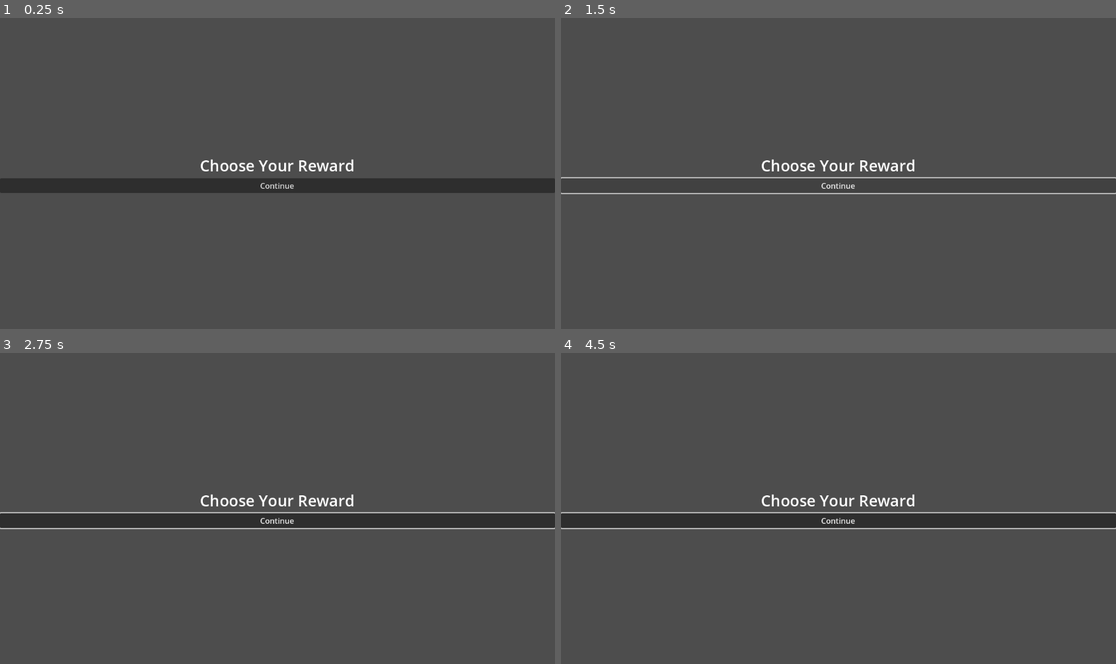
Above: before the commit, frames 1-4 (two rows, left to right).
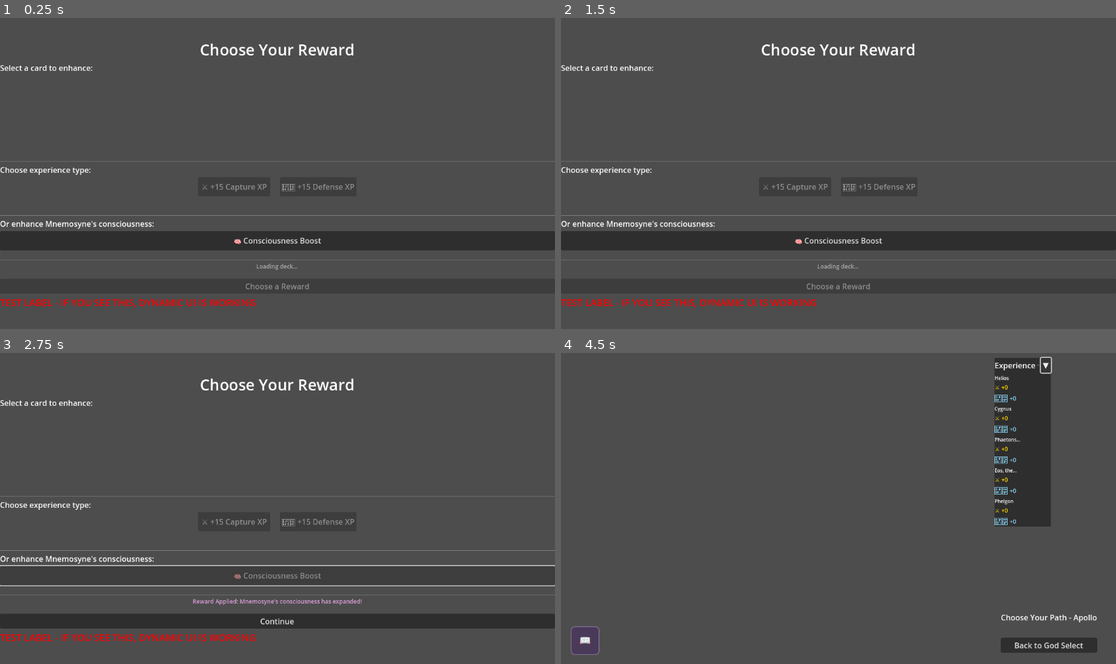
Above: after the commit, the same moments.

Repository: leslieharding/Mnemosyne
Game: Godot game, scene res://Scenes/RewardScreen.tscn
The game is run twice, just before and just after one commit, with the same random seed, the same clock (stepped at 60 frames per second) and the same inputs. This scene is started directly instead of the project's main scene.
Inputs (mouse positions are in pixels of both pictures, inside the frame that each line leads up to):
- Up to frame 1 (0.25 s): no input
- Up to frame 2 (1.5 s): click (838, 185) at 0.5 s, where only the run before the commit has a clickable "Continue"; click (838, 185) at 1.25 s, where only the run before the commit has a clickable "Continue"
- Up to frame 3 (2.75 s): click (277, 576) at 2 s, where only the run after the commit has a clickable "🧠 Consciousness Boost"
- Up to frame 4 (4.5 s): tap Enter (ui_accept) at 2.75, 3.02, 3.5, 3.77 s; move the mouse to (960, 492) at 2.77 s; hold Right (ui_right) 2.78-3.53 s; click (960, 492) at 2.92 s; move the mouse to (727, 524) at 3.52 s; hold Down (ui_down) 3.53-4.25 s; click (1093, 365) at 4.25 s, where only the run after the commit has a clickable "▶"

The runs differ from the first frame. In frame 1, 12% of the frame differs, in the area x 0-100%, y 8-94%; in frame 2, 9.8%; in frame 3, 13%; in frame 4, 11%.
Error before the commit: Invalid assignment of property or key 'text' with value of type 'String' on a base object of type 'null instance'. (res://Scripts/reward_screen.gd:51)
Error after the commit: Invalid call. Nonexistent function 'has_node' in base 'SceneTree'. (res://Scripts/reward_screen.gd:252)

Commit message:
reward screen - not working

Diff:
--- a/Scripts/reward_screen.gd
+++ b/Scripts/reward_screen.gd
@@ -2,9 +2,9 @@
 extends Control
 
 # UI References
-@onready var main_container = $VBoxContainer
-@onready var title_label = $VBoxContainer/Title
-@onready var continue_button = $VBoxContainer/ContinueButton
+@onready var main_container = $ScrollContainer/VBoxContainer
+@onready var title_label = $ScrollContainer/VBoxContainer/Title
+@onready var continue_button = $ScrollContainer/VBoxContainer/ContinueButton
 
 # Card selection
 var current_deck: Array[CardResource] = []
@@ -22,123 +22,187 @@
 var reward_info_label: Label
 
 func _ready():
-	# Safety check - ensure we're in the tree
-	if not get_tree():
-		print("Error: Node not in scene tree!")
-		return
-
-	# Wait a frame to ensure autoloads are ready
-	await get_tree().process_frame
-
-	# Double check we still have a tree after awaiting
-	if not get_tree():
-		print("Error: Lost scene tree connection!")
-		return
-
-	setup_reward_interface()
-	await load_deck_data()
-
-	# Connect the continue button (only enabled after reward selection)
+	# Connect the continue button first
 	if continue_button:
 		continue_button.pressed.connect(_on_continue_pressed)
 		continue_button.disabled = true
 		continue_button.text = "Choose a Reward"
 	else:
 		print("Error: Continue button not found!")
+		return
+
+	# Wait a frame to ensure all @onready variables are initialized
+	await get_tree().process_frame
+
+	# Setup the interface
+	setup_reward_interface()
+
+	# Load deck data
+	await safe_load_deck_data()
+
+func safe_load_deck_data():
+	# Double-check we're still in the tree
+	if not get_tree():
+		print("Error: Node not in scene tree during safe_load_deck_data!")
+		return
+
+	await load_deck_data()
+
+
 
 func setup_reward_interface():
+	print("Setting up reward interface...")
+	print("Main container children before setup: ", main_container.get_child_count())
+
 	# Update title
 	title_label.text = "Choose Your Reward"
 
-	# Create card selection area
+	# Create a test label to see if anything shows up
+	var test_label = Label.new()
+	test_label.text = "TEST LABEL - IF YOU SEE THIS, DYNAMIC UI IS WORKING"
+	test_label.add_theme_font_size_override("font_size", 20)
+	test_label.add_theme_color_override("font_color", Color.RED)
+	main_container.add_child(test_label)
+
+	print("Test label added - check if visible on screen")
+
+	# Create card selection area with explicit sizing
 	var card_section = VBoxContainer.new()
 	card_section.name = "CardSection"
+	card_section.custom_minimum_size = Vector2(600, 200)  # Give it a minimum size
+	card_section.size_flags_horizontal = Control.SIZE_EXPAND_FILL
 
 	var card_label = Label.new()
 	card_label.text = "Select a card to enhance:"
 	card_label.add_theme_font_size_override("font_size", 16)
+	card_label.add_theme_color_override("font_color", Color.WHITE)  # Make sure it's visible
 	card_section.add_child(card_label)
 
-	# Container for card displays
+	# Container for card displays with explicit sizing
 	cards_container = HBoxContainer.new()
 	cards_container.name = "CardsContainer"
 	cards_container.alignment = BoxContainer.ALIGNMENT_CENTER
 	cards_container.add_theme_constant_override("separation", 10)
+	cards_container.custom_minimum_size = Vector2(500, 150)  # Give it a minimum size
+	cards_container.size_flags_horizontal = Control.SIZE_EXPAND_FILL
 	card_section.add_child(cards_container)
 
-	# Experience type selection
+	# Experience type selection with explicit sizing
 	var exp_section = VBoxContainer.new()
 	exp_section.name = "ExperienceSection"
+	exp_section.custom_minimum_size = Vector2(400, 100)
+	exp_section.size_flags_horizontal = Control.SIZE_EXPAND_FILL
 
 	var exp_label = Label.new()
 	exp_label.text = "Choose experience type:"
 	exp_label.add_theme_font_size_override("font_size", 16)
+	exp_label.add_theme_color_override("font_color", Color.WHITE)
 	exp_section.add_child(exp_label)
 
 	var exp_buttons = HBoxContainer.new()
 	exp_buttons.alignment = BoxContainer.ALIGNMENT_CENTER
 	exp_buttons.add_theme_constant_override("separation", 20)
+	exp_buttons.size_flags_horizontal = Control.SIZE_EXPAND_FILL
 
 	capture_button = Button.new()
 	capture_button.text = "⚔️ +15 Capture XP"
 	capture_button.disabled = true
+	capture_button.custom_minimum_size = Vector2(150, 40)
 	capture_button.pressed.connect(_on_capture_button_pressed)
 	exp_buttons.add_child(capture_button)
 
 	defense_button = Button.new()
 	defense_button.text = "🛡️ +15 Defense XP"
 	defense_button.disabled = true
+	defense_button.custom_minimum_size = Vector2(150, 40)
 	defense_button.pressed.connect(_on_defense_button_pressed)
 	exp_buttons.add_child(defense_button)
 
 	exp_section.add_child(exp_buttons)
 
-	# Separator
-	var separator1 = HSeparator.new()
-
-	# Mnemosyne section
+	# Mnemosyne section with explicit sizing
 	var mnemosyne_section = VBoxContainer.new()
 	mnemosyne_section.name = "MnemosyneSection"
+	mnemosyne_section.custom_minimum_size = Vector2(400, 80)
+	mnemosyne_section.size_flags_horizontal = Control.SIZE_EXPAND_FILL
 
 	var mnemosyne_label = Label.new()
 	mnemosyne_label.text = "Or enhance Mnemosyne's consciousness:"
 	mnemosyne_label.add_theme_font_size_override("font_size", 16)
+	mnemosyne_label.add_theme_color_override("font_color", Color.WHITE)
 	mnemosyne_section.add_child(mnemosyne_label)
 
 	mnemosyne_button = Button.new()
 	mnemosyne_button.text = "🧠 Consciousness Boost"
+	mnemosyne_button.custom_minimum_size = Vector2(200, 40)
 	mnemosyne_button.pressed.connect(_on_mnemosyne_button_pressed)
 	mnemosyne_section.add_child(mnemosyne_button)
 
 	# Info label for showing current selection
 	reward_info_label = Label.new()
-	reward_info_label.text = ""
+	reward_info_label.text = "Loading deck..."  # Give it initial text
 	reward_info_label.add_theme_font_size_override("font_size", 12)
 	reward_info_label.add_theme_color_override("font_color", Color("#AAAAAA"))
 	reward_info_label.horizontal_alignment = HORIZONTAL_ALIGNMENT_CENTER
-
-	# Add everything to main container (insert before continue button)
-	var continue_index = main_container.get_child_count() - 1
-	main_container.add_child(card_section)
-	main_container.move_child(card_section, continue_index)
-
-	main_container.add_child(HSeparator.new())
-	main_container.move_child(main_container.get_child(-1), continue_index + 1)
-
-	main_container.add_child(exp_section)
-	main_container.move_child(exp_section, continue_index + 2)
-
-	main_container.add_child(separator1)
-	main_container.move_child(separator1, continue_index + 3)
-
-	main_container.add_child(mnemosyne_section)
-	main_container.move_child(mnemosyne_section, continue_index + 4)
-
-	main_container.add_child(HSeparator.new())
-	main_container.move_child(main_container.get_child(-1), continue_index + 5)
-
-	main_container.add_child(reward_info_label)
-	main_container.move_child(reward_info_label, continue_index + 6)
+	reward_info_label.custom_minimum_size = Vector2(400, 30)
+
+	# Simple approach: just add everything to the end, before continue button
+	var continue_button_index = main_container.get_children().find(continue_button)
+	print("Continue button found at index: ", continue_button_index)
+
+	# Use a simpler approach - just insert before the continue button
+	if continue_button_index != -1:
+		main_container.add_child(card_section)
+		main_container.move_child(card_section, continue_button_index)
+		continue_button_index += 1
+
+		var separator1 = HSeparator.new()
+		main_container.add_child(separator1)
+		main_container.move_child(separator1, continue_button_index)
+		continue_button_index += 1
+
+		main_container.add_child(exp_section)
+		main_container.move_child(exp_section, continue_button_index)
+		continue_button_index += 1
+
+		var separator2 = HSeparator.new()
+		main_container.add_child(separator2)
+		main_container.move_child(separator2, continue_button_index)
+		continue_button_index += 1
+
+		main_container.add_child(mnemosyne_section)
+		main_container.move_child(mnemosyne_section, continue_button_index)
+		continue_button_index += 1
+
+		var separator3 = HSeparator.new()
+		main_container.add_child(separator3)
+		main_container.move_child(separator3, continue_button_index)
+		continue_button_index += 1
+
+		main_container.add_child(reward_info_label)
+		main_container.move_child(reward_info_label, continue_button_index)
+
+		print("Successfully added all sections")
+	else:
+		print("ERROR: Could not find continue button, adding at end")
+		main_container.add_child(card_section)
+		main_container.add_child(HSeparator.new())
+		main_container.add_child(exp_section)
+		main_container.add_child(HSeparator.new())
+		main_container.add_child(mnemosyne_section)
+		main_container.add_child(HSeparator.new())
+		main_container.add_child(reward_info_label)
+
+	print("Main container children after setup: ", main_container.get_child_count())
+	print("Reward interface setup complete!")
+
+	# Force a layout update
+	main_container.queue_redraw()
+
+	# Debug: print all children
+	for i in range(main_container.get_child_count()):
+		var child = main_container.get_child(i)
+		print("Child ", i, ": ", child.name, " (", child.get_class(), ") - visible: ", child.visible, " - size: ", child.size)
 
 func load_deck_data():
 	var params = get_scene_params()
@@ -165,16 +229,16 @@
 
 	print("Loaded deck with ", current_deck.size(), " cards")
 
-	# Create card displays
-	await create_card_displays()
+	# Create card displays with safer autoload access
+	await create_card_displays_safe()
 
 	# Update Mnemosyne button with current level info
 	update_mnemosyne_button_text()
 
-func create_card_displays():
+func create_card_displays_safe():
 	# Safety check
 	if not get_tree():
-		print("Error: No scene tree in create_card_displays")
+		print("Error: No scene tree in create_card_displays_safe")
 		return
 
 	# Clear existing displays
@@ -183,9 +247,9 @@
 			display.queue_free()
 	card_displays.clear()
 
-	# Check if tracker exists - use a more defensive approach
+	# Get tracker safely
 	var tracker = null
-	if get_tree() and get_tree().has_node("/root/RunExperienceTrackerAutoload"):
+	if get_tree().has_node("/root/RunExperienceTrackerAutoload"):
 		tracker = get_tree().get_node("/root/RunExperienceTrackerAutoload")
 
 	if not tracker:
@@ -210,9 +274,9 @@
 
 		# Add experience info overlay (only if tracker exists)
 		if tracker:
-			add_experience_overlay(card_display, card_index, tracker)
-
-		# Connect selection
+			add_experience_overlay_safe(card_display, card_index, tracker)
+
+		# Connect selection safely
 		if card_display.panel:
 			card_display.panel.gui_input.connect(_on_card_selected.bind(i))
 		else:
@@ -223,7 +287,12 @@
 
 	print("Created ", card_displays.size(), " card displays")
 
-func add_experience_overlay(card_display: CardDisplay, card_index: int, tracker):
+func add_experience_overlay_safe(card_display: CardDisplay, card_index: int, tracker):
+	# Verify tracker is still valid
+	if not is_instance_valid(tracker):
+		print("Tracker is no longer valid, skipping overlay")
+		return
+
 	# Get current run experience for this card
 	var exp_data = tracker.get_card_experience(card_index)
 
@@ -247,9 +316,12 @@
 	defense_label.add_theme_color_override("font_color", Color("#87CEEB"))
 	overlay.add_child(defense_label)
 
-	# Add to card panel
-	card_display.panel.add_child(overlay)
-	overlay.z_index = 10
+	# Add to card panel safely
+	if card_display.panel:
+		card_display.panel.add_child(overlay)
+		overlay.z_index = 10
+	else:
+		print("Warning: Card display panel is null, cannot add overlay")
 
 func update_mnemosyne_button_text():
 	# Safety check
